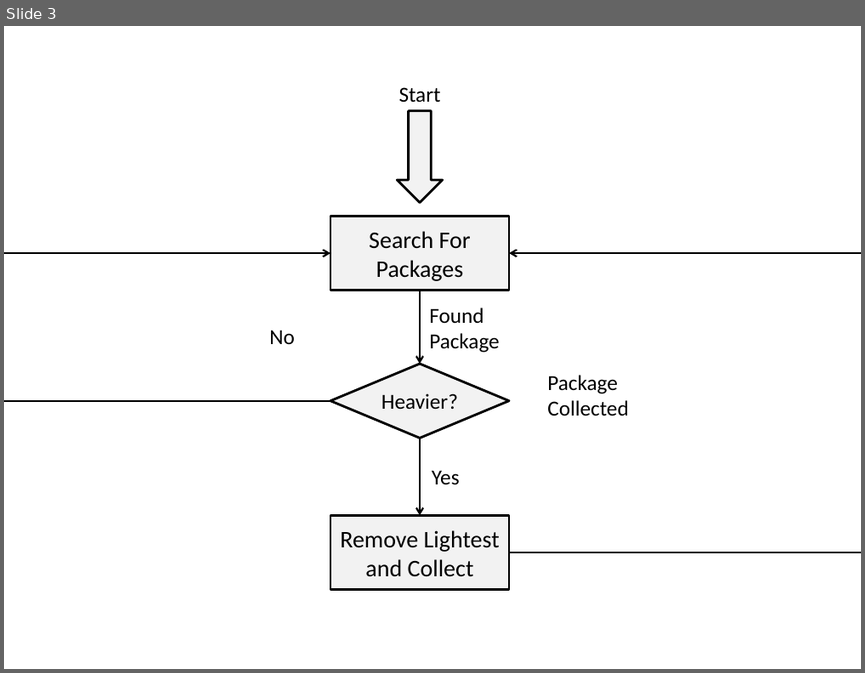
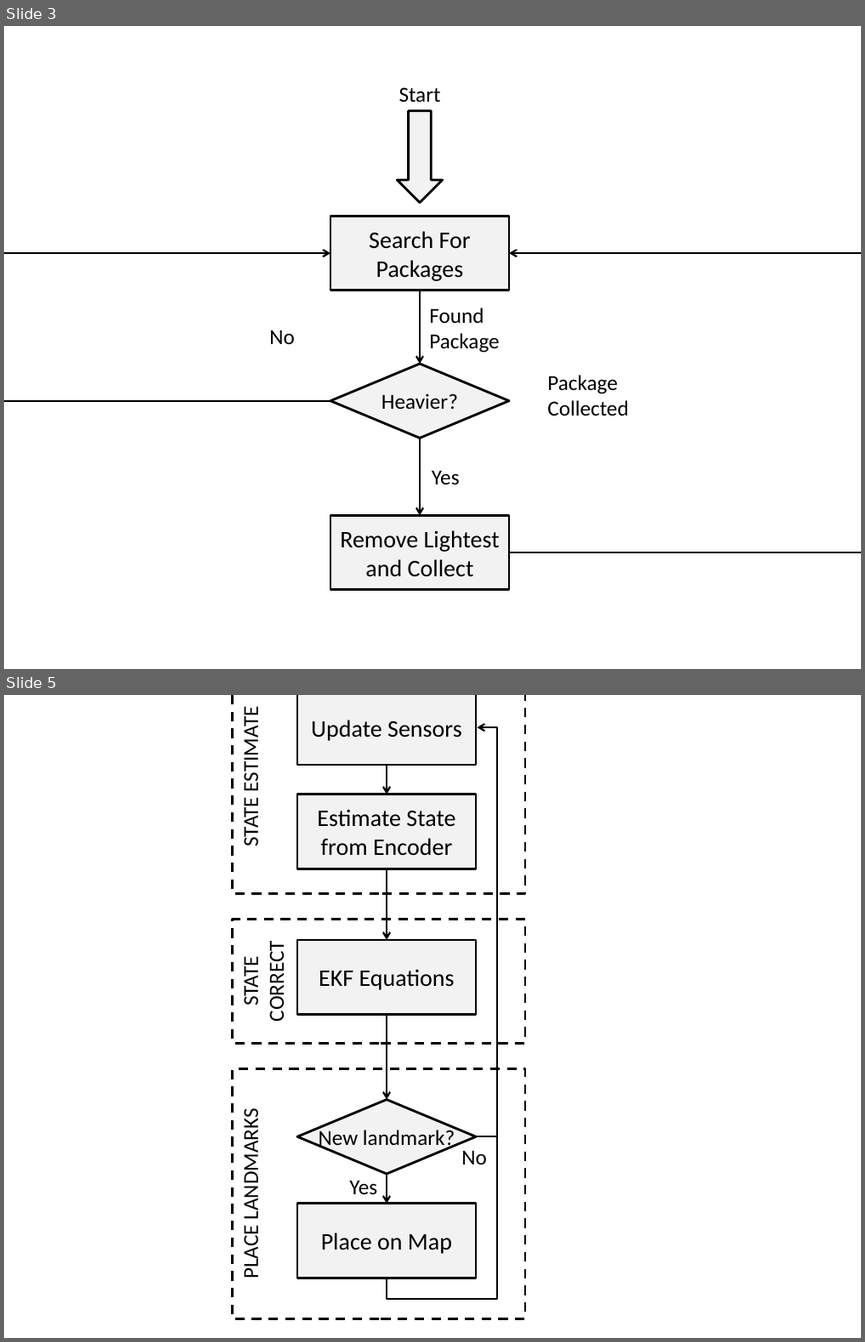
Before and after one commit to petern3/Group-10, a slide deck: Reports/Graphics/State Diagrams.pptx. Shown one above the other, each under a label of ours: slide 3 before the commit, slides 3 and 5 after it; the slides between them are not shown. The pictures are 865x673 and 865x1342 pixels, drawn with LibreOffice and Linux fonts; fonts in the diff are those of the drawing. Boxes give left, top, right and bottom in pixels: in the first picture for what was removed or moved away, otherwise in the second. Text is boxed around its words. In the diff, an @@ line names an element or a change of style, - is before the commit and + after.

```diff
--- a/Reports/Graphics/State Diagrams.pptx
+++ b/Reports/Graphics/State Diagrams.pptx
@@ slide 5 added at (4,695,861,1338), background #FFFFFF @@
@@ group added at (233,695,526,1318): 7 rectangles, 4 arrows, 3 texts, 1 elbow arrow, 1 diamond, 1 elbow line @@
+Update Sensors
+Yes
+STATE ESTIMATE
+Estimate State from Encoder
+New landmark?
+No
+EKF Equations
+STATE CORRECT
+PLACE LANDMARKS
+Place on Map
```
Also in this commit, not shown: 2 other slides added, 7 other files.
